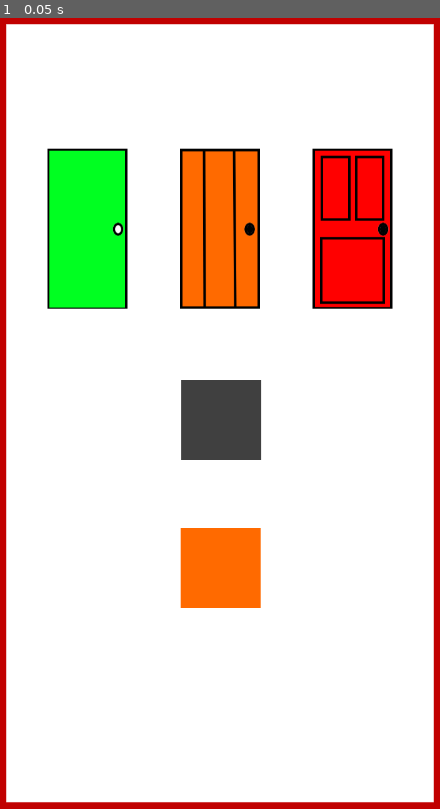
Above: before the commit, frame 1.
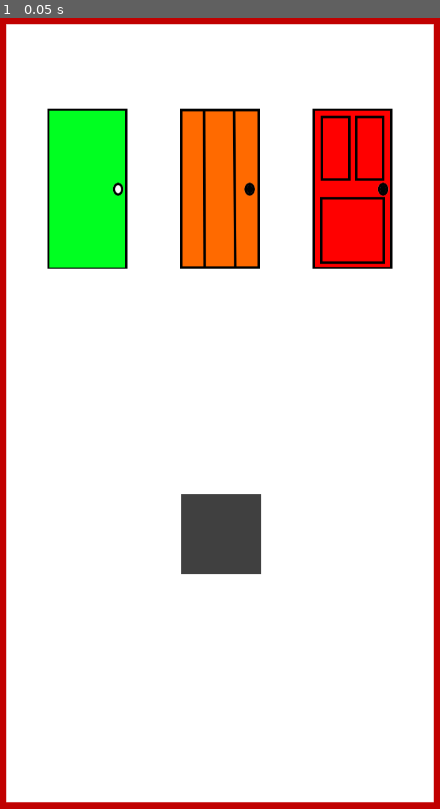
Above: after the commit, the same moment.

Repository: ditari/math-game-1
Game: Godot game, scene res://scenes/level.tscn
The game is run twice, just before and just after one commit, with the same random seed, the same clock (stepped at 60 frames per second) and the same inputs. This scene is started directly instead of the project's main scene.
Inputs:
- Up to frame 1 (0.05 s): no input

The runs differ from the first frame. In frame 1, 11% of the frame differs, in the area x 10-90%, y 11-75%.

Commit message:
enemy spawn

Diff:
--- a/scenes/enemy1.tscn
+++ b/scenes/enemy1.tscn
@@ -1,9 +1,10 @@
-[gd_scene load_steps=2 format=3 uid="uid://cjvrhlo8gwtje"]
+[gd_scene load_steps=3 format=3 uid="uid://cjvrhlo8gwtje"]
 
-[ext_resource type="Texture2D" uid="uid://57ylx7bfu7o0" path="res://assets/enemy.png" id="1_t6870"]
+[ext_resource type="Texture2D" uid="uid://ccndmdluck7ud" path="res://assets/enemy1.png" id="1_0mvor"]
+[ext_resource type="Script" path="res://scripts/enemy1.gd" id="1_q1qcy"]
 
 [node name="Node2D" type="Node2D"]
+script = ExtResource("1_q1qcy")
 
-[node name="Sprite2D" type="Sprite2D" parent="."]
-position = Vector2(65, 65)
-texture = ExtResource("1_t6870")
+[node name="TouchScreenButton" type="TouchScreenButton" parent="."]
+texture_normal = ExtResource("1_0mvor")
--- /dev/null
+++ b/scenes/enemy2.tscn
@@ -0,0 +1,10 @@
+[gd_scene load_steps=3 format=3 uid="uid://bo58wgpqbvvbx"]
+
+[ext_resource type="Texture2D" uid="uid://b2m2fkjm8lli0" path="res://assets/enemy2.png" id="1_5j4t2"]
+[ext_resource type="Script" path="res://scripts/enemy2.gd" id="1_lpf3n"]
+
+[node name="Node2D" type="Node2D"]
+script = ExtResource("1_lpf3n")
+
+[node name="TouchScreenButton" type="TouchScreenButton" parent="."]
+texture_normal = ExtResource("1_5j4t2")
--- /dev/null
+++ b/scenes/enemy3.tscn
@@ -0,0 +1,11 @@
+[gd_scene load_steps=3 format=3 uid="uid://ckunmhpixjqx6"]
+
+[ext_resource type="Texture2D" uid="uid://cylv7dd0dk7a6" path="res://assets/enemy3.png" id="1_eigj0"]
+[ext_resource type="Script" path="res://scripts/enemy3.gd" id="1_n3g4j"]
+
+[node name="Node2D" type="Node2D"]
+script = ExtResource("1_n3g4j")
+
+[node name="Sprite2D" type="Sprite2D" parent="."]
+position = Vector2(65, 65)
+texture = ExtResource("1_eigj0")
--- /dev/null
+++ b/scenes/enemyfight.tscn
@@ -0,0 +1,62 @@
+[gd_scene load_steps=4 format=3 uid="uid://tt6etmx0je27"]
+
+[ext_resource type="Script" path="res://scripts/enemyfight.gd" id="1_julud"]
+[ext_resource type="Texture2D" uid="uid://bvpce48rytcm2" path="res://assets/bg.png" id="2_1ixrh"]
+[ext_resource type="Texture2D" uid="uid://cxlg8b83gj1vt" path="res://assets/box.png" id="3_fwey7"]
+
+[node name="enemyfight" type="Control"]
+layout_mode = 3
+anchors_preset = 15
+anchor_right = 1.0
+anchor_bottom = 1.0
+offset_right = -720.0
+offset_bottom = -1280.0
+grow_horizontal = 2
+grow_vertical = 2
+script = ExtResource("1_julud")
+
+[node name="TextureRect" type="TextureRect" parent="."]
+layout_mode = 1
+anchors_preset = 15
+anchor_right = 1.0
+anchor_bottom = 1.0
+offset_right = 720.0
+offset_bottom = 1280.0
+grow_horizontal = 2
+grow_vertical = 2
+texture = ExtResource("2_1ixrh")
+
+[node name="TouchScreenButton" type="TouchScreenButton" parent="."]
+position = Vector2(141, 334)
+scale = Vector2(2.32813, 1)
+texture_normal = ExtResource("3_fwey7")
+
+[node name="Label" type="Label" parent="TouchScreenButton"]
+offset_left = 3.0
+offset_top = 10.0
+offset_right = 67.0
+offset_bottom = 52.0
+text = "correct"
+
+[node name="TouchScreenButton2" type="TouchScreenButton" parent="."]
+position = Vector2(383, 326)
+scale = Vector2(2.73438, 1)
+texture_normal = ExtResource("3_fwey7")
+
+[node name="Label" type="Label" parent="TouchScreenButton2"]
+offset_left = 9.87428
+offset_top = 18.0
+offset_right = 49.8743
+offset_bottom = 41.0
+text = "wrong"
+
+[node name="Label" type="Label" parent="."]
+offset_left = 330.0
+offset_top = 117.0
+offset_right = 394.0
+offset_bottom = 143.0
+theme_override_colors/font_color = Color(0, 0, 0, 1)
+text = "enemy fight"
+
+[connection signal="pressed" from="TouchScreenButton" to="." method="_on_touch_screen_button_pressed"]
+[connection signal="pressed" from="TouchScreenButton2" to="." method="_on_touch_screen_button_2_pressed"]
--- a/scenes/level.tscn
+++ b/scenes/level.tscn
@@ -1,9 +1,8 @@
-[gd_scene load_steps=5 format=3 uid="uid://cdhqtyywnklmj"]
+[gd_scene load_steps=4 format=3 uid="uid://cdhqtyywnklmj"]
 
 [ext_resource type="Script" path="res://scripts/level.gd" id="1_wx5t7"]
 [ext_resource type="Texture2D" uid="uid://bvpce48rytcm2" path="res://assets/bg.png" id="2_hlusr"]
 [ext_resource type="PackedScene" uid="uid://bqn42kf6qvtmy" path="res://scenes/pc.tscn" id="3_dtx5e"]
-[ext_resource type="PackedScene" uid="uid://cjvrhlo8gwtje" path="res://scenes/enemy1.tscn" id="4_cktoi"]
 
 [node name="level" type="Control"]
 layout_mode = 3
@@ -27,10 +26,6 @@
 grow_vertical = 2
 texture = ExtResource("2_hlusr")
 
-[node name="enemy" parent="." instance=ExtResource("3_dtx5e")]
-position = Vector2(270, 922)
+[node name="array" type="Node2D" parent="."]
 
-[node name="pc" parent="." instance=ExtResource("4_cktoi")]
-position = Vector2(269, 650)
-
-[node name="array" type="Node2D" parent="."]
+[node name="pc" parent="." instance=ExtResource("3_dtx5e")]
--- /dev/null
+++ b/scripts/enemy1.gd
@@ -0,0 +1,11 @@
+extends Node2D
+
+var number #posisi di pintu 1 2 atau 3
+var reward #0 berarti treasure, 1 segitiga, 2 kotak, 3 lingkaran
+
+# Called when the node enters the scene tree for the first time.
+signal button_pressed(number, reward)
+
+
+func _on_touch_screen_button_pressed():
+	emit_signal("button_pressed", number,reward)
--- /dev/null
+++ b/scripts/enemy2.gd
@@ -0,0 +1,11 @@
+extends Node2D
+
+var number #posisi di pintu 1 2 atau 3
+var reward #0 berarti treasure, 1 segitiga, 2 kotak, 3 lingkaran
+
+# Called when the node enters the scene tree for the first time.
+signal button_pressed(number, reward)
+
+
+func _on_touch_screen_button_pressed():
+	emit_signal("button_pressed", number,reward)
--- /dev/null
+++ b/scripts/enemy3.gd
@@ -0,0 +1,11 @@
+extends Node2D
+
+var number #posisi di pintu 1 2 atau 3
+var reward #0 berarti treasure, 1 segitiga, 2 kotak, 3 lingkaran
+
+# Called when the node enters the scene tree for the first time.
+signal button_pressed(number, reward)
+
+
+func _on_touch_screen_button_pressed():
+	emit_signal("button_pressed", number,reward)
--- /dev/null
+++ b/scripts/enemyfight.gd
@@ -0,0 +1,27 @@
+extends Control
+
+
+# Called when the node enters the scene tree for the first time.
+func _ready():
+	pass # Replace with function body.
+
+
+# Called every frame. 'delta' is the elapsed time since the previous frame.
+func _process(delta):
+	pass
+
+
+#jika win
+func _on_touch_screen_button_pressed():
+	#var n = Global.currentdoor
+	#Global.arraydooropen[n] = 1
+
+	#dapat gold atau dapat redkey
+	get_tree().change_scene_to_file("res://scenes/level.tscn")
+
+
+
+#jika lose
+func _on_touch_screen_button_2_pressed():
+	#minus hp
+	get_tree().change_scene_to_file("res://scenes/level.tscn")
--- a/scripts/global.gd
+++ b/scripts/global.gd
@@ -15,7 +15,17 @@
 #arraydooropen [1] berarti door1open
 
 var currentdoor = 0
+var previousdoortype = 0 #untuk generate chance apakah ada treasure enemy atau apa
 
-var isenemyexist = 0
+#---------
+var isenemyexist = [0,0,0,0]
+#posisi enemy kalau satu berarti di pintu tengah [0,0,1,0]
+#kalau ada dua enemy berarti di kanan kiri [0,1,0,1]
+#kalau ada tiga enemy semua [0,1,1,1]
+#enemy 1 tipe 1
+#enemy 2 tipe 2 misal [0,1,2,1] berarti ada tiga enemy
+
+var currentenemy = 0
+
 
 var hasredkey = 1
--- a/scripts/level.gd
+++ b/scripts/level.gd
@@ -4,7 +4,12 @@
 var stripedoorscene: PackedScene = load("res://scenes/stripedoor.tscn")
 var reddoorscene: PackedScene = load("res://scenes/reddoor.tscn")
 
+var enemy1: PackedScene = load("res://scenes/enemy1.tscn")
+var enemy2: PackedScene = load("res://scenes/enemy2.tscn")
+var enemy3: PackedScene = load("res://scenes/enemy3.tscn")
+
 var door
+var enemy
 var xgaps
 var ygaps
 
@@ -36,11 +41,17 @@
 	if numberofdoors == 3:
 		createdoor(3, Global.door3type)
 
-	$enemy.position.y = (3*ygaps) + 256
-	$enemy.position.x = (screen_size.x - 128)/2
-
-	$pc.position.y = (4*ygaps)+384
+	#$enemy.position.y = (3*ygaps) + 128
+	#$enemy.position.x = (screen_size.x - 128)/2
+	generateenemy()
+
+	#treasure ga pakai pc
+	$pc.position.y = 7*ygaps
 	$pc.position.x = (screen_size.x - 128)/2
+
+	#treasure
+	#$pc2.position.y = 6*ygaps
+	#$pc2.position.x = (screen_size.x - 128)/2
 
 func createdoor(doorposition, type):
 	#var type = generatedoortype()
@@ -57,13 +68,13 @@
 
 	var n = 0
 	if  doorposition == 1 :
-		door.position = Vector2(xgaps,2*ygaps)
+		door.position = Vector2(xgaps,2*ygaps-64)#Vector2(xgaps, ygaps) #
 		n = 1
 	elif doorposition == 2 :
-		door.position = Vector2((2*xgaps)+128,2*ygaps)
+		door.position = Vector2((2*xgaps)+128,2*ygaps-64)
 		n = 2
 	else :
-		door.position = Vector2((3*xgaps)+256,2*ygaps)
+		door.position = Vector2((3*xgaps)+256,2*ygaps-64)
 		n = 3
 
 	door.number = n
@@ -72,31 +83,78 @@
 	if Global.arraydooropen [n] == 1 :
 		door.get_node("AnimatedSprite2D").play("open")
 
-
-
 func _emptydoor_on_button_pressed(sender):
 	sender.get_node("AnimatedSprite2D").play("open")
 	await get_tree().create_timer(0.7).timeout
-	loadnextlevel()
-
+	loadnextlevel(1)
 
 func _stripedoor_on_button_pressed(number):
 	#kalau door open
 	if Global.arraydooropen [number] == 1 :
-		loadnextlevel()
+		loadnextlevel(2)
 	else :
 		Global.currentdoor = number
 		get_tree().change_scene_to_file("res://scenes/doorfight.tscn")
-
 
 func _reddoor_on_button_pressed(sender):
 	if Global.hasredkey == 1:
 		sender.get_node("AnimatedSprite2D").play("open")
 		await get_tree().create_timer(0.7).timeout
-		loadnextlevel()
+		loadnextlevel(3)
 	#else message you dont have key
 
-
+func generateenemy():
+	var e = 0
+
+	#enemy di door paling kiri
+	e = Global.isenemyexist[1]
+	if e != 0 :
+		if e == 1 :
+			enemytype1(xgaps,(3*ygaps) + 128)
+		elif e == 2 :
+			enemytype2(xgaps,(3*ygaps) + 128)
+		else :
+			enemytype3(xgaps,(3*ygaps) + 128)
+
+	#enemy di door tengah
+	e = Global.isenemyexist[2]
+	if e != 0 :
+		if e == 1 :
+			enemytype1((2*xgaps)+128,(3*ygaps) + 128)
+		elif e == 2 :
+			enemytype2((2*xgaps)+128,(3*ygaps) + 128)
+		else :
+			enemytype3((2*xgaps)+128,(3*ygaps) + 128)
+
+	#enemy di door kanan
+	e = Global.isenemyexist[3]
+	if e != 0 :
+		if e == 1 :
+			enemytype1((3*xgaps)+256,(3*ygaps) + 128)
+		elif e == 2 :
+			enemytype2((3*xgaps)+256,(3*ygaps) + 128)
+		else :
+			enemytype3((3*xgaps)+256,(3*ygaps) + 128)
+
+
+
+func enemytype1(xpos,ypos):
+	enemy = enemy1.instantiate()
+	enemy.position = Vector2(xpos,ypos)
+	$array.add_child(enemy)
+	#belum connect signalnya
+
+func enemytype2(xpos,ypos):
+	enemy = enemy2.instantiate()
+	enemy.position = Vector2(xpos,ypos)
+	$array.add_child(enemy)
+
+func enemytype3(xpos,ypos):
+	enemy = enemy3.instantiate()
+	enemy.position = Vector2(xpos,ypos)
+	$array.add_child(enemy)
+
+#---------------generate buat level berikutnya-----------
 func generatedoortype():
 	var type
 	var rng = RandomNumberGenerator.new()
@@ -126,13 +184,71 @@
 	var r = rng.randi_range(0, 6)
 	if r < 3 :
 		Global.numberofdoors = 3
+		return 3
 	elif r < 5 :
 		Global.numberofdoors = 2
+		return 2
 	else:
 		Global.numberofdoors = 1
-
-func loadnextlevel():
-	generatenumberofdoors()
+		return 1
+
+#func generatenumberofenemy():
+#	var rng = RandomNumberGenerator.new()
+
+#	var r = rng.randi_range(0, 6)
+#	if r == 0 :
+#		return 0
+#	elif r < 4 :
+#		return 1
+#	elif r < 6 :
+#		return 2
+#	else :
+#		return 3
+
+func generateenemyarray(numberofdoors):
+	var rng = RandomNumberGenerator.new()
+	var enemy1type = rng.randi_range(1, 3)
+	var enemy2type = rng.randi_range(1, 3)
+	var enemy3type = rng.randi_range(1, 3)
+
+	#jumlah enemy
+	#var n = generatenumberofenemy()
+	#if n > numberofdoors :
+	#	n = numberofdoors
+	# masalahnya kalau ga kayak gini bisa enemy ada 2 pintu ada 1
+	var n = rng.randi_range(0,numberofdoors)
+	print (n)
+
+
+	if numberofdoors == 1:
+		if n == 0:
+			Global.isenemyexist = [0,0,0,0]
+		elif n == 1:
+			Global.isenemyexist = [0,enemy1type,0,0]
+	elif numberofdoors == 2:
+		if n == 0:
+			Global.isenemyexist = [0,0,0,0]
+		elif n == 1:#variasi
+			var v = rng.randi_range(0,1)
+			if v ==0:
+				Global.isenemyexist = [0,enemy1type,0,0]
+			else :
+				Global.isenemyexist = [0,0,enemy1type,0]
+		elif n == 2	:
+			Global.isenemyexist = [0,enemy1type,enemy2type,0]
+	else :
+		if n == 0:
+			Global.isenemyexist = [0,0,0,0]
+		elif n == 1:
+			Global.isenemyexist = [0,0,enemy1type,0]
+		elif n == 2	:
+			Global.isenemyexist = [0,enemy1type,0,enemy2type]
+		else :
+			Global.isenemyexist = [0,enemy1type,enemy2type,enemy3type]
+
+
+func loadnextlevel(doortype):
+	var d = generatenumberofdoors()
 
 	Global.door1type = generatedoortype()
 	Global.door2type = generatedoortype()
@@ -141,4 +257,8 @@
 	Global.arraydooropen = [0,0,0,0]
 	Global.currentdoor = 0
 
+	Global.previousdoortype = doortype
+
+	generateenemyarray(d)
+
 	get_tree().change_scene_to_file("res://scenes/level.tscn")
--- a/scripts/menu.gd
+++ b/scripts/menu.gd
@@ -44,6 +44,8 @@
 	Global.arraydooropen = [0,0,0,0]
 	Global.currentdoor = 0
 
+	#yg awal ga ada enemy ya
+	#previous doortype juga ga ada?
 	get_tree().change_scene_to_file("res://scenes/level.tscn")
 
 
Binary file added: assets/enemy1.png
Not shown, added: assets/enemy1.png.import
Binary file added: assets/enemy2.png
Not shown, added: assets/enemy2.png.import
Binary file added: assets/enemy3.png
Not shown, added: assets/enemy3.png.import
